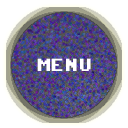
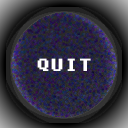
Comparing the layer stacks of the two 128 × 128 images. Changes:
renamed "MENU" to "QUIT", painted on it over <box>37,58,91,71</box>
